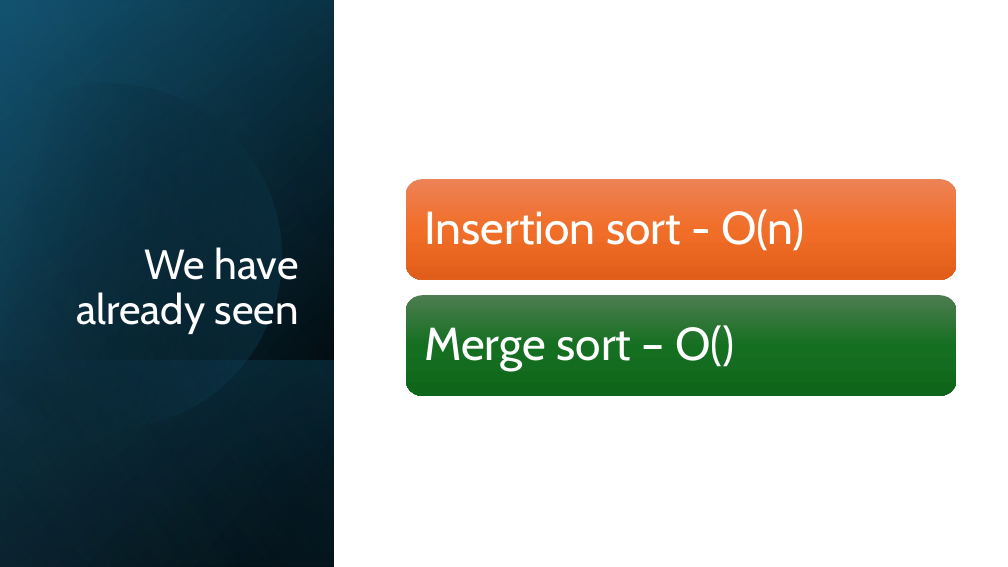
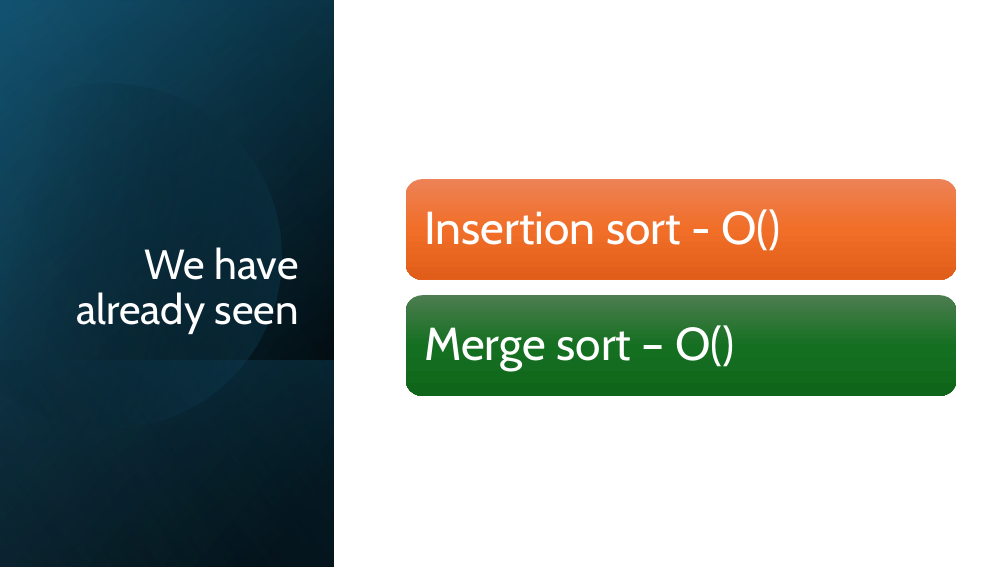
Before and after one commit to RobertNagy299/dsa-i-teaching, a slide deck: slide 21 of MyOwnPresentations/Sorting_Algorithms_V.pptx. Drawn at 1008x567 pixels with LibreOffice and Linux fonts; fonts in the diff are those of the drawing. Boxes give left, top, right and bottom in pixels: in the first picture for what was removed or moved away, otherwise in the second. Text is boxed around its words. In the diff, an @@ line names an element or a change of style, - is before the commit and + after.

```diff
--- a/MyOwnPresentations/Sorting_Algorithms_V.pptx
+++ b/MyOwnPresentations/Sorting_Algorithms_V.pptx
@@ text at [424, 209, 781, 251]: text changed @@
-Insertion sort - O(n)
+Insertion sort - O()
```
Also in this commit, not shown: 2 other slides changed, 44 slides added, 1 slide removed.
